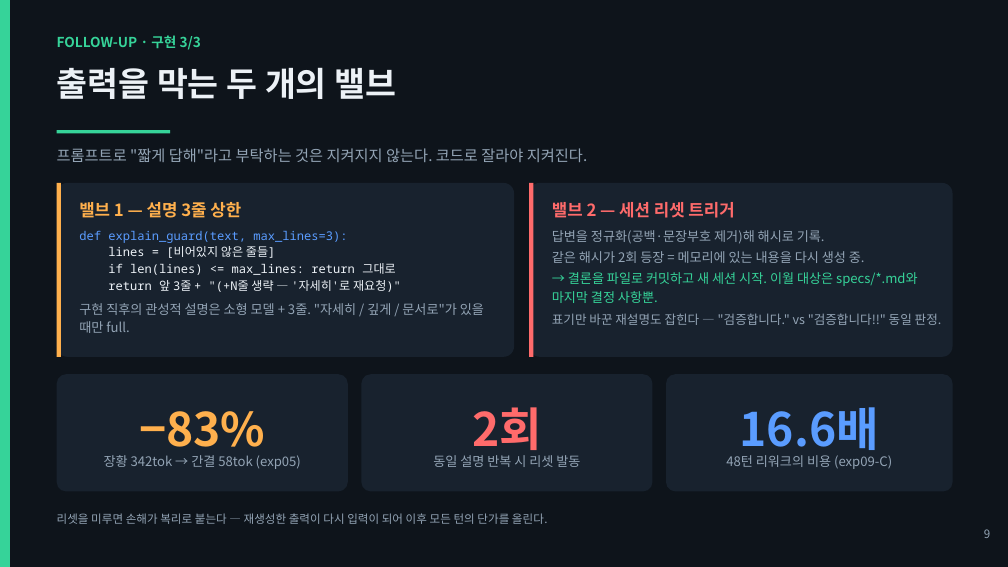
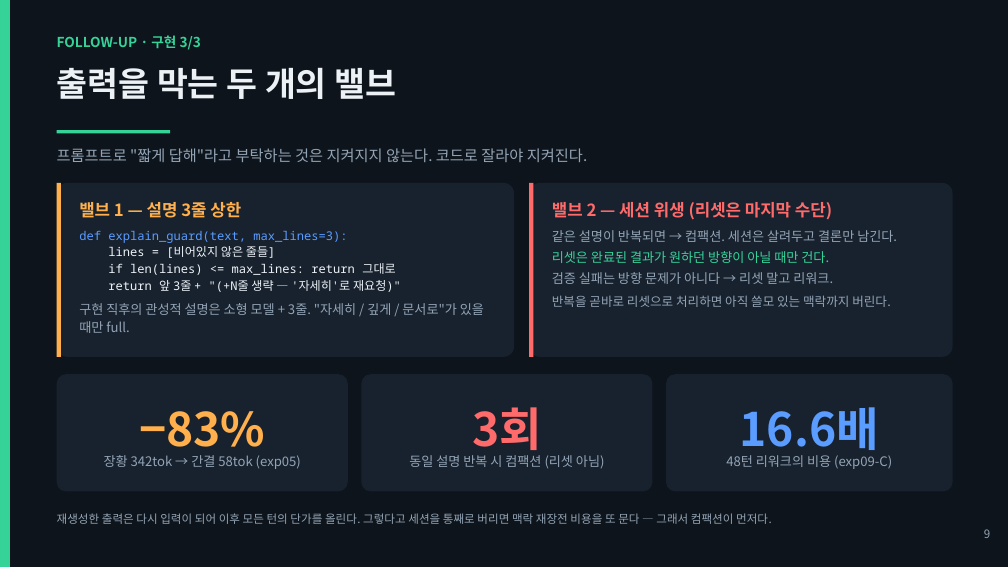
Before and after one commit to giyeop-cody/token-cost-lab, a slide deck: slide 9 of presentation/토큰_절약_발표_후속_에이전트셋팅.pptx. Drawn at 1008x567 pixels with LibreOffice and Linux fonts; fonts in the diff are those of the drawing. Boxes give left, top, right and bottom in pixels: in the first picture for what was removed or moved away, otherwise in the second. Text is boxed around its words. In the diff, an @@ line names an element or a change of style, - is before the commit and + after.

Commit message:
리셋 조건 재설계 — 반복은 컴팩션, 방향 어긋남만 리셋 / 리워크 사다리를 한 축씩 분리

```diff
--- a/presentation/토큰_절약_발표_후속_에이전트셋팅.pptx
+++ b/presentation/토큰_절약_발표_후속_에이전트셋팅.pptx
@@ text at (552,202,897,307): text changed @@
-밸브 2 — 세션 리셋 트리거
-답변을 정규화(공백·문장부호 제거)해 해시로 기록.
-같은 해시가 2회 등장 = 메모리에 있는 내용을 다시 생성 중.
-→ 결론을 파일로 커밋하고 새 세션 시작. 이월 대상은 specs/*.md와 마지막 결정 사항뿐.
-표기만 바꾼 재설명도 잡힌다 — "검증합니다." vs "검증합니다!!" 동일 판정.
+밸브 2 — 세션 위생 (리셋은 마지막 수단)
+같은 설명이 반복되면 → 컴팩션. 세션은 살려두고 결론만 남긴다.
+리셋은 완료된 결과가 원하던 방향이 아닐 때만 건다.
+검증 실패는 방향 문제가 아니다 → 리셋 말고 리워크.
+반복을 곧바로 리셋으로 처리하면 아직 쓸모 있는 맥락까지 버린다.
@@ text at (472,407,542,458): text changed @@
-2회
+3회
@@ text at (409,455,605,468): text changed @@
-동일 설명 반복 시 리셋 발동
+동일 설명 반복 시 컴팩션 (리셋 아님)
@@ text at (57,513,772,524): text changed @@
-리셋을 미루면 손해가 복리로 붙는다 — 재생성한 출력이 다시 입력이 되어 이후 모든 턴의 단가를 올린다.
+재생성한 출력은 다시 입력이 되어 이후 모든 턴의 단가를 올린다. 그렇다고 세션을 통째로 버리면 맥락 재장전 비용을 또 문다 — 그래서 컴팩션이 먼저다.
```
Also in this commit, not shown: 2 other slides changed, 5 other files.
